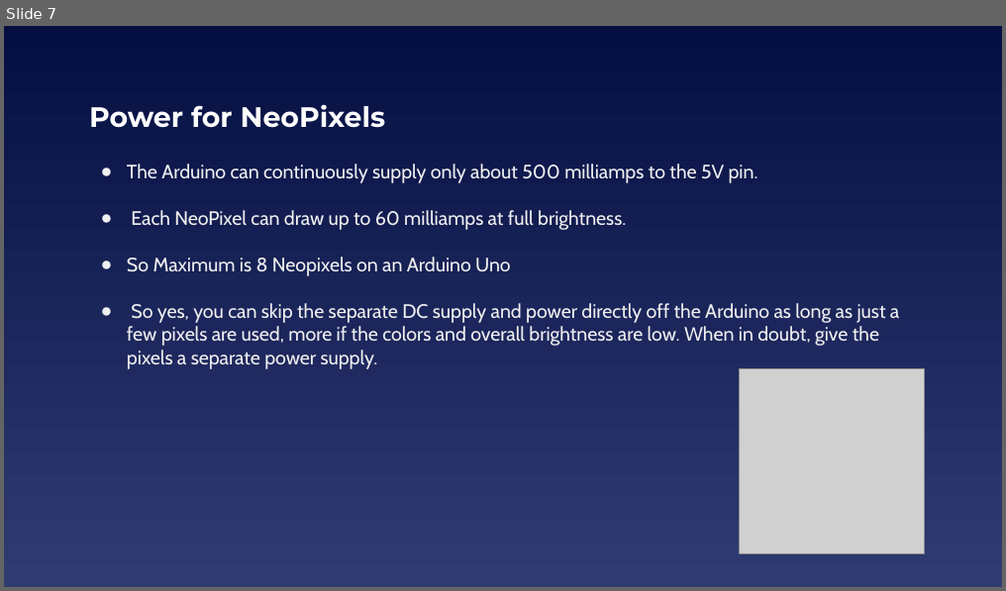
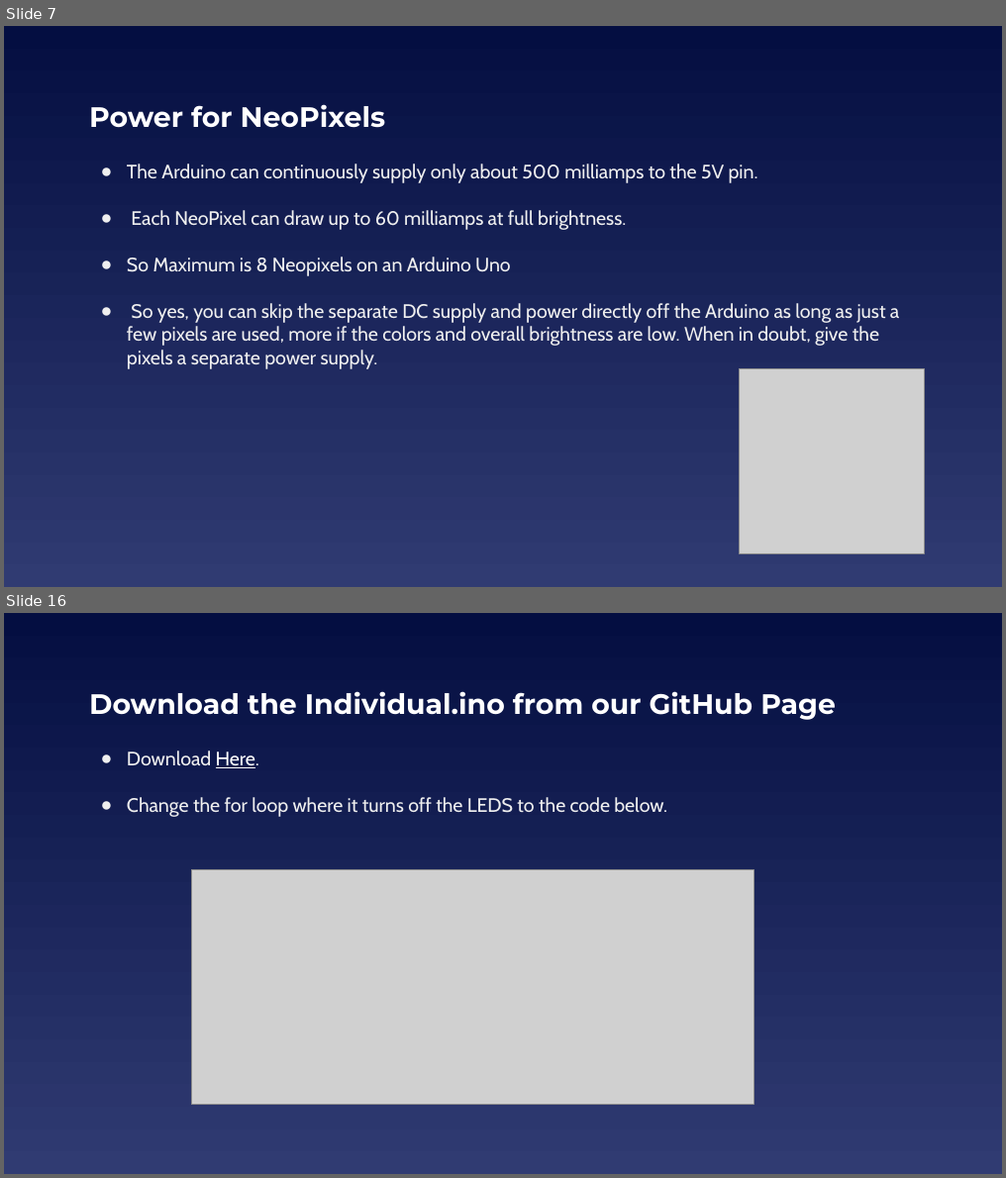
Before and after one commit to EELabMan/NeoPixels, a slide deck: NeoPixels.pptx. Shown one above the other, each under a label of ours: slide 7 before the commit, slides 7 and 16 after it; the slides between them are not shown. The pictures are 1006x591 and 1006x1178 pixels, drawn with LibreOffice and Linux fonts; fonts in the diff are those of the drawing; grey boxes stand for pictures. Boxes give left, top, right and bottom in pixels: in the first picture for what was removed or moved away, otherwise in the second. Text is boxed around its words. In the diff, an @@ line names an element or a change of style, - is before the commit and + after.

```diff
--- a/NeoPixels.pptx
+++ b/NeoPixels.pptx
@@ slide 16 added at (4,613,1002,1174), background gradient #040E41 to #303B72 @@
@@ title added at (89,691,836,720), 27 pt, text #FFFFFF, bold @@
+Download the Individual.ino from our GitHub Page
@@ text added at (127,751,667,817), 18.7 pt, text #EFEFEF @@
+● Download Here.
+● Change the for loop where it turns off the LEDS to the code below.
@@ picture added at (192,869,753,1105) @@
```
Also in this commit, not shown: 4 slides changed, 8 other slides added, 1 slide removed.
